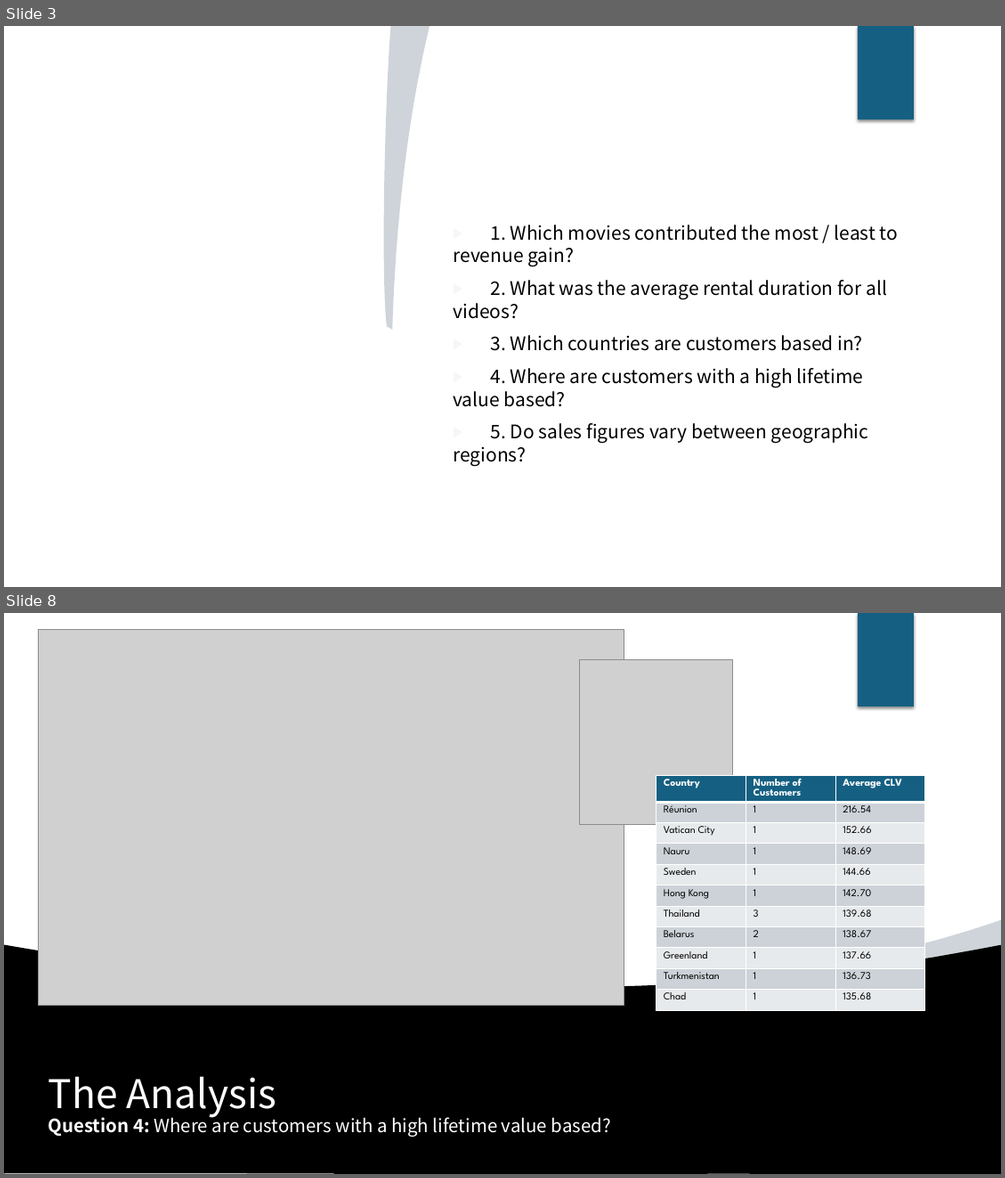
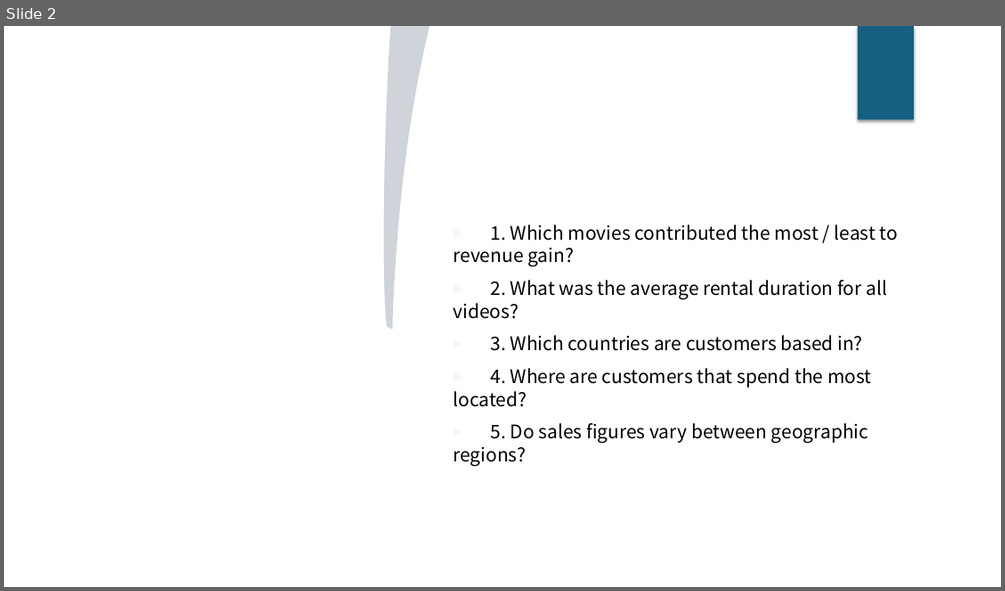
Before and after one commit to davidgriesel/03_streaming_service_database_queries, a slide deck: deliverables/presentation.pptx. Shown one above the other, each under a label of ours: slides 3 and 8 before the commit, slide 2 after it; the slides between them are not shown. The pictures are 1005x1178 and 1005x591 pixels, drawn with LibreOffice and Linux fonts; fonts in the diff are those of the drawing; grey boxes stand for pictures; background and template pictures are left out. Boxes give left, top, right and bottom in pixels: in the first picture for what was removed or moved away, otherwise in the second. Text is boxed around its words. In the diff, an @@ line names an element or a change of style, - is before the commit and + after.

```diff
--- a/deliverables/presentation.pptx
+++ b/deliverables/presentation.pptx
@@ slide 8 removed at (x1=4, y1=613, x2=1001, y2=1174), background picture (left out) @@
@@ rectangle removed at (x1=4, y1=613, x2=1001, y2=999) @@
@@ picture removed at (x1=39, y1=629, x2=624, y2=1005) @@
@@ picture removed at (x1=658, y1=613, x2=789, y2=706) @@
@@ rectangle removed at (x1=858, y1=613, x2=914, y2=706) @@
@@ picture removed at (x1=579, y1=659, x2=732, y2=825) @@
@@ table removed at (x1=656, y1=775, x2=925, y2=1016), 11 rows, 3 columns @@
-Country | Number of Customers | Average CLV
-Réunion | 1 | 216.54
-Vatican City | 1 | 152.66
-Nauru | 1 | 148.69
-Sweden | 1 | 144.66
-Hong Kong | 1 | 142.70
-Thailand | 3 | 139.68
-Belarus | 2 | 138.67
-Greenland | 1 | 137.66
-Turkmenistan | 1 | 136.73
-Chad | 1 | 135.68
@@ picture removed at (x1=4, y1=831, x2=334, y2=1174) @@
@@ picture removed at (x1=4, y1=850, x2=128, y2=1043) @@
@@ freeform shape removed at (x1=718, y1=920, x2=1001, y2=988) @@
@@ freeform shape removed at (x1=4, y1=945, x2=1001, y2=1174) @@
@@ text removed at (x1=48, y1=1076, x2=611, y2=1136) @@
-The Analysis
-Question 4: Where are customers with a high lifetime value based?
@@ picture removed at (x1=708, y1=1111, x2=789, y2=1174) @@
@@ what was slide 3 is now slide 2 @@
@@ slide 2 changed as well @@
@@ text at (x1=453, y1=368, x2=871, y2=407): text changed @@
-▶ 4. Where are customers with a high lifetime value based?
+▶ 4. Where are customers that spend the most located?
```
Also in this commit, not shown: 7 other slides changed, 1 other slide removed, 13 other files.
